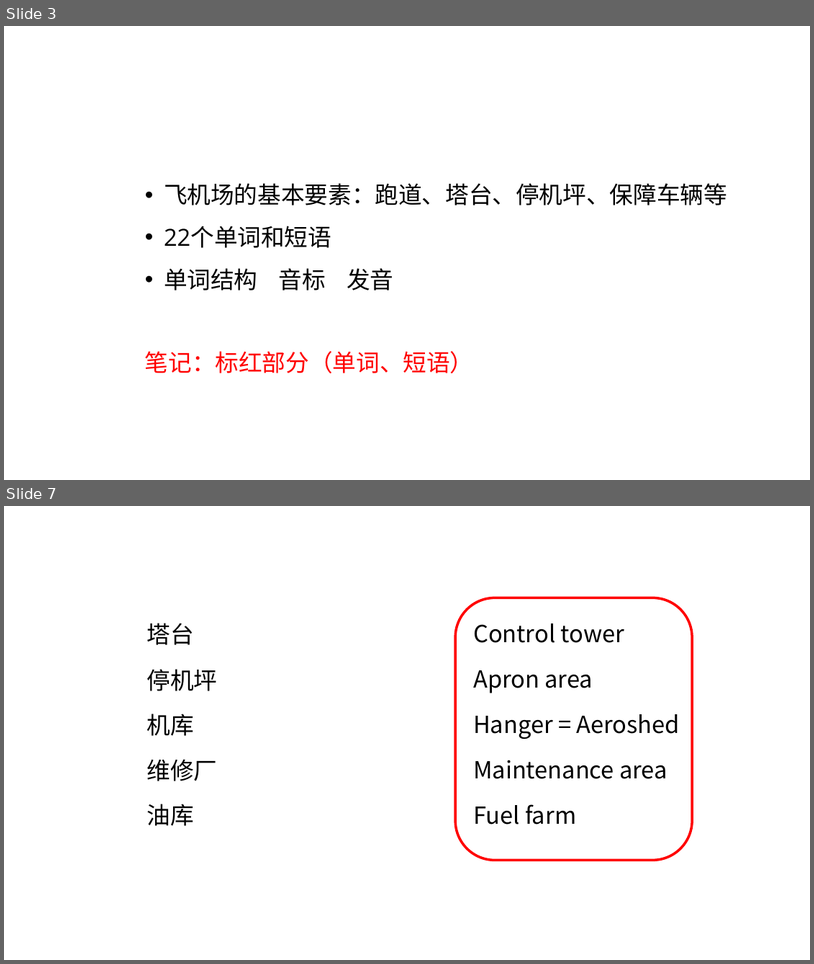
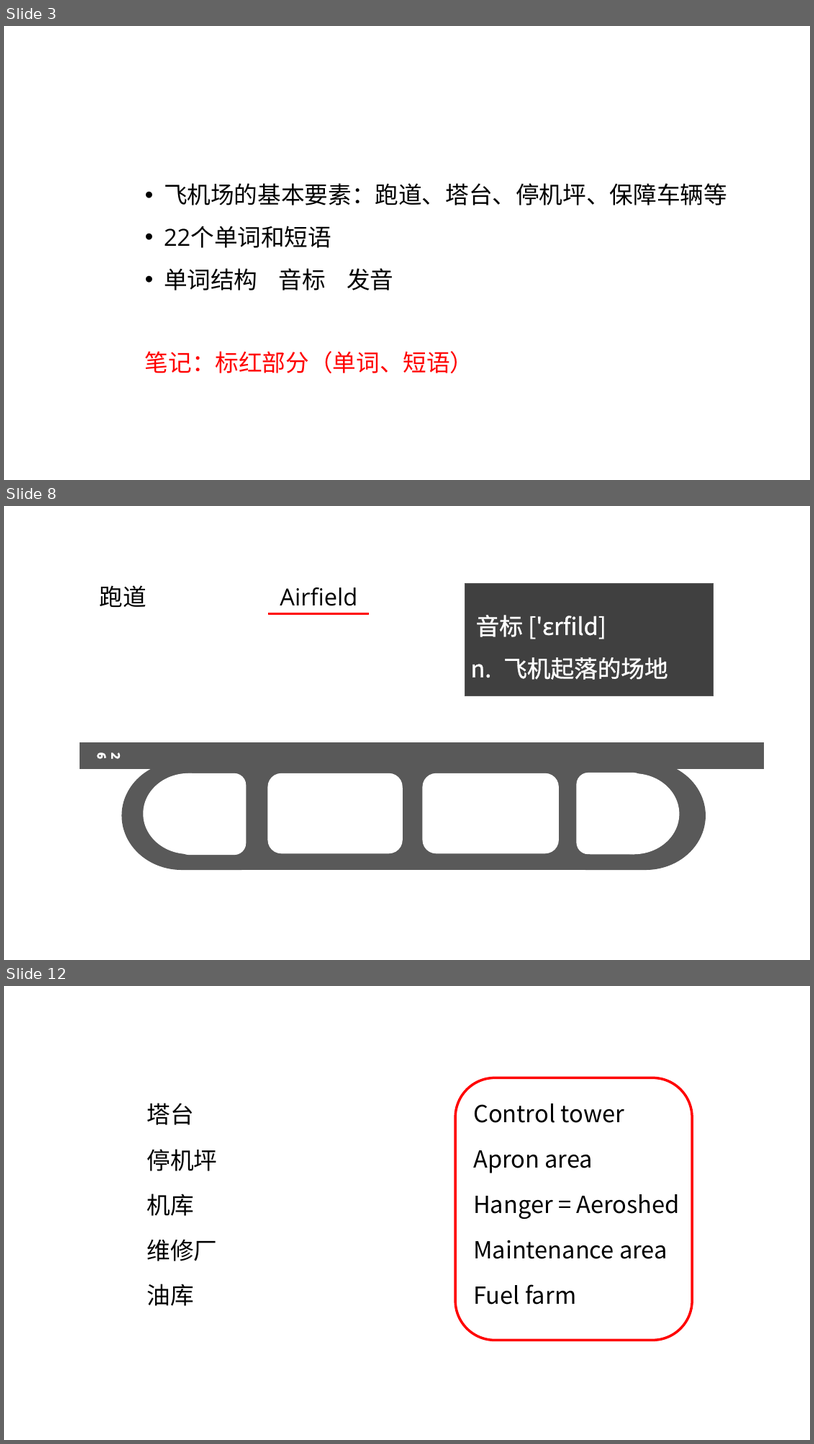
Before and after one commit to dlovegrace/english-teaching, a slide deck: airport sign.pptx. Shown one above the other, each under a label of ours: slides 3 and 7 before the commit, slides 3, 8 and 12 after it; the slides between them are not shown. The pictures are 814x964 and 814x1444 pixels, drawn with LibreOffice and Linux fonts; fonts in the diff are those of the drawing. Boxes give left, top, right and bottom in pixels: in the first picture for what was removed or moved away, otherwise in the second. Text is boxed around its words. In the diff, an @@ line names an element or a change of style, - is before the commit and + after.

Commit message:
完成了ppt中机场介绍以及跑道介绍部分，添加了相关的音标以及音频

```diff
--- a/airport sign.pptx
+++ b/airport sign.pptx
@@ slide 8 added at [4,506,810,960], background #FFFFFF @@
@@ text added at [100,585,147,607], 28 pt, text #000000 @@
+跑道
@@ text added at [280,587,358,606], 28 pt, text #000000 @@
+Airfield
@@ rectangle added at [465,584,714,696], fill #404040, outline #595959 1 pt, 28 pt, text #FFFFFF @@
+音标 ['ɛrfild]
+n. 飞机起落的场地
@@ line added from (268, 614) to (369, 614), #FF0000 3 pt @@
@@ group added at [80,743,764,869]: 4 rounded rectangles, 3 rectangles, 2 flow chart delays, 2 ellipses @@
+26
@@ what was slide 7 is now slide 12 @@
```
Also in this commit, not shown: 4 slides changed, 5 other slides added, 1 slide removed, 1 other file.
